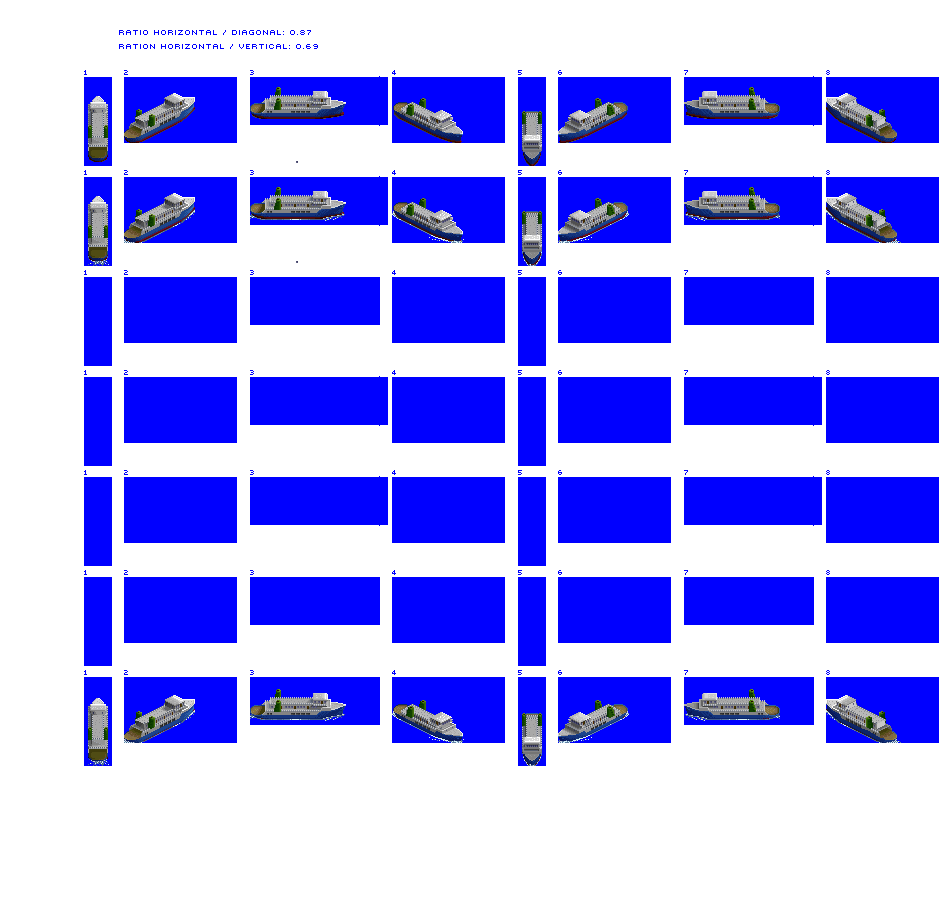
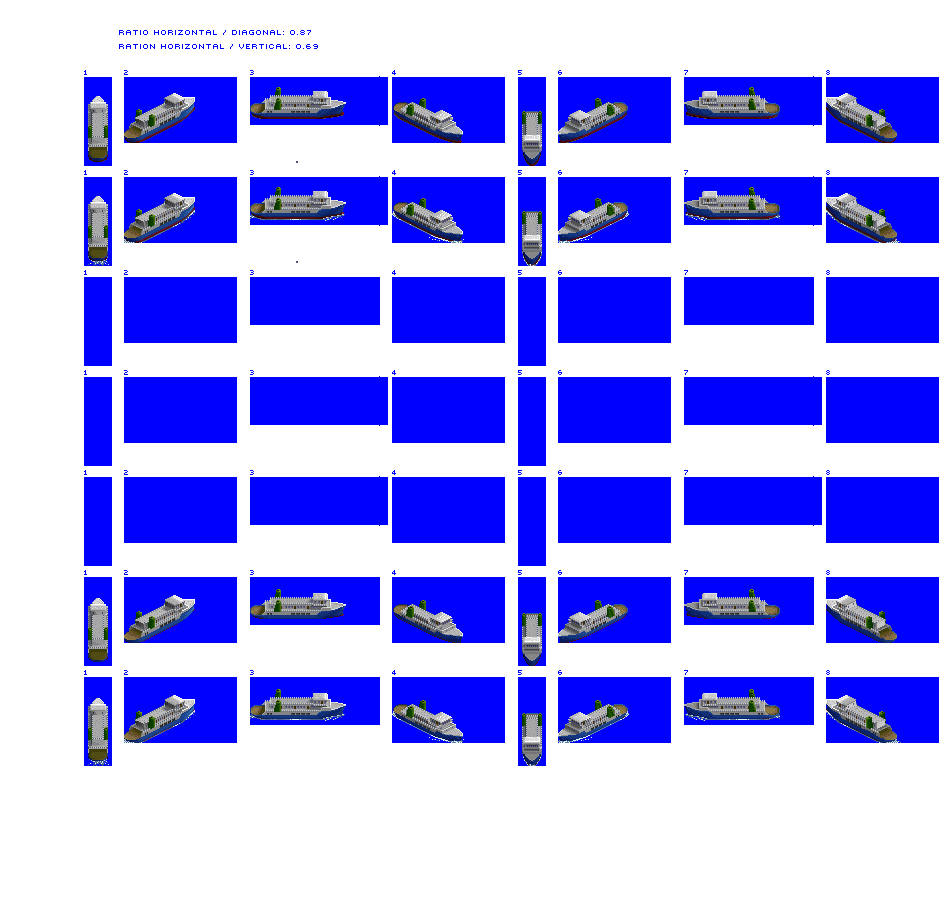
Layered file, before and after one edit (w=950, h=900). Changes by layer:
painted on "Vehicle Ferry loaded" over bbox(88, 589, 897, 666)
